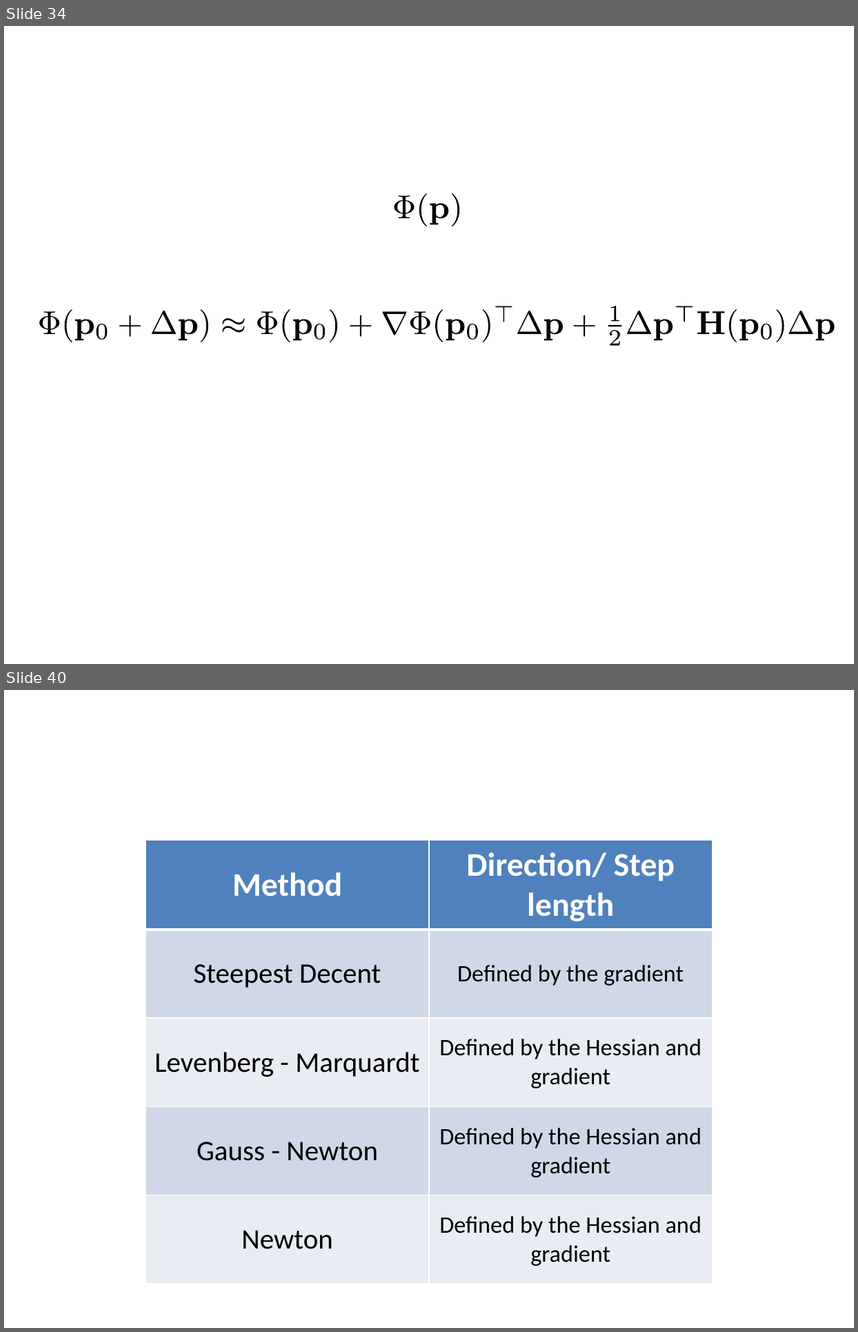
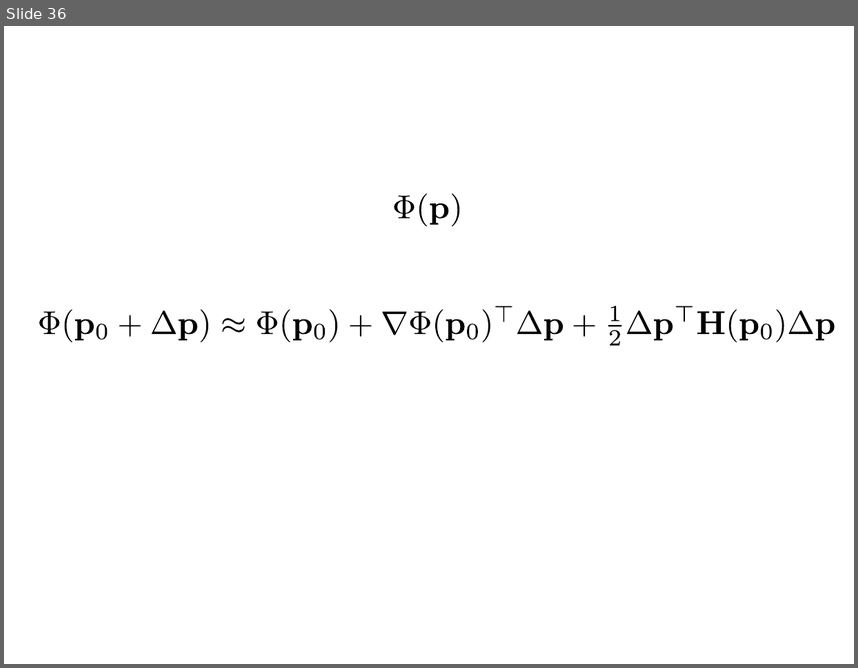
Before and after one commit to birocoles/Disciplina-metodos-computacionais, a slide deck: Content/Nonlinear_methods.odp. Shown one above the other, each under a label of ours: slides 34 and 40 before the commit, slide 36 after it; the slides between them are not shown. The pictures are 858x1332 and 858x668 pixels, drawn with LibreOffice and Linux fonts; fonts in the diff are those of the drawing. Boxes give left, top, right and bottom in pixels: in the first picture for what was removed or moved away, otherwise in the second. Text is boxed around its words. In the diff, an @@ line names an element or a change of style, - is before the commit and + after.

Commit message:
nonlinear methods

```diff
--- a/Content/Nonlinear_methods.odp
+++ b/Content/Nonlinear_methods.odp
@@ slide 40 removed at (x1=4, y1=690, x2=854, y2=1328), background #FFFFFF @@
@@ table removed at (x1=146, y1=840, x2=712, y2=1283), 5 rows, 2 columns @@
-Method | Direction/ Step length
-Steepest Decent | Defined by the gradient
-Levenberg - Marquardt | Defined by the Hessian and gradient
-Gauss - Newton | Defined by the Hessian and gradient
-Newton | Defined by the Hessian and gradient
@@ what was slide 34 is now slide 36 @@
```
Also in this commit, not shown: 3 slides changed, 3 slides added, 3 other slides removed, 11 other files.
